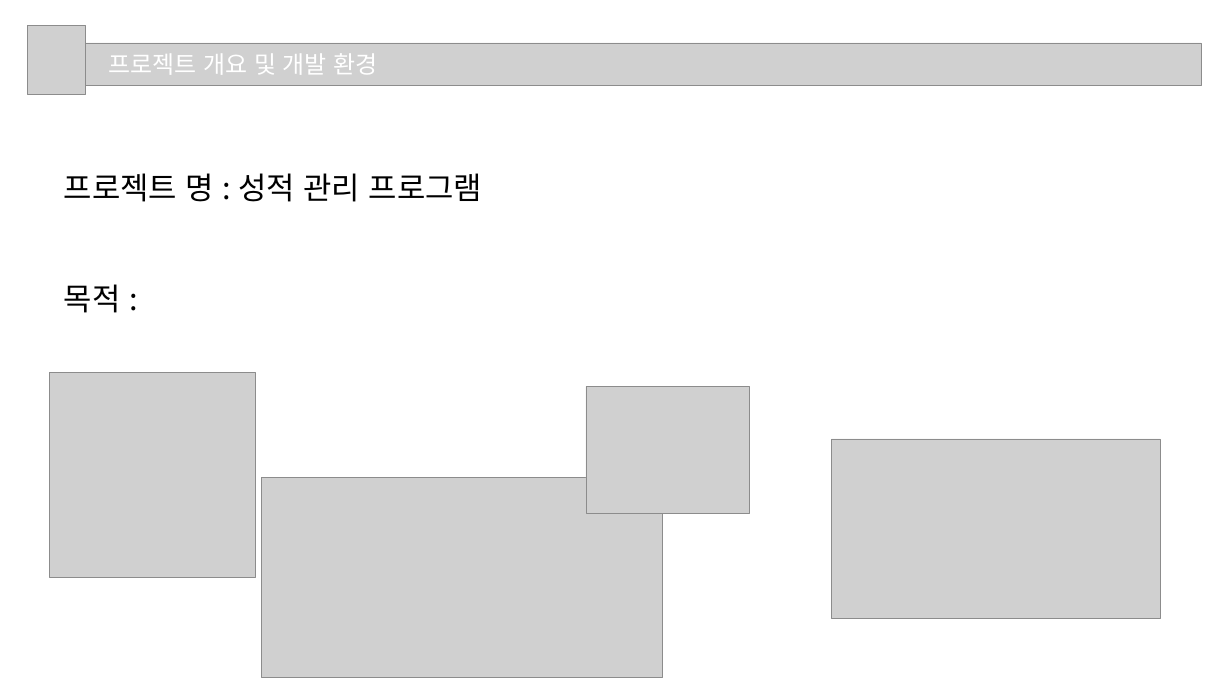
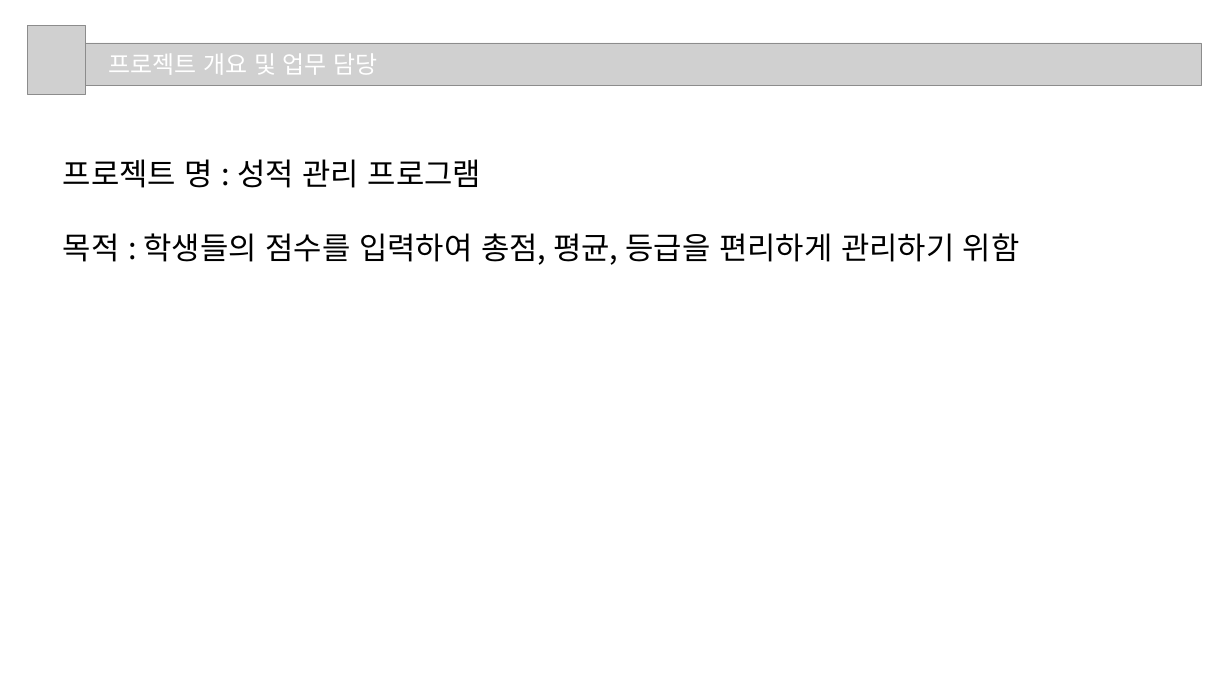
Before and after one commit to bhs0906/JavaFX_Oracle_Project, a slide deck: slide 3 of 3조_프로젝트2.pptx. Drawn at 1232x693 pixels with LibreOffice and Linux fonts; fonts in the diff are those of the drawing; grey boxes stand for pictures. Boxes give left, top, right and bottom in pixels: in the first picture for what was removed or moved away, otherwise in the second. Text is boxed around its words. In the diff, an @@ line names an element or a change of style, - is before the commit and + after.

```diff
--- a/3조_프로젝트2.pptx
+++ b/3조_프로젝트2.pptx
@@ text at [109,54,378,75]: text changed @@
-프로젝트 개요 및 개발 환경
+프로젝트 개요 및 업무 담당
@@ text "프로젝트 명 : 성적 관리 ...": place and size @@
-text "프로젝트 명 : 성적 관리 ..." at [64,173,482,313]
+text "프로젝트 명 : 성적 관리 ..." at [63,159,1020,265]
@@ text at [63,233,1020,265]: text changed @@
-목적 :
+목적 : 학생들의 점수를 입력하여 총점, 평균, 등급을 편리하게 관리하기 위함
@@ picture removed at [50,372,255,577] @@
@@ picture removed at [586,387,750,514] @@
@@ picture removed at [832,439,1160,618] @@
@@ picture removed at [262,477,663,678] @@
```
Also in this commit, not shown: 4 other slides changed, 6 slides added.
